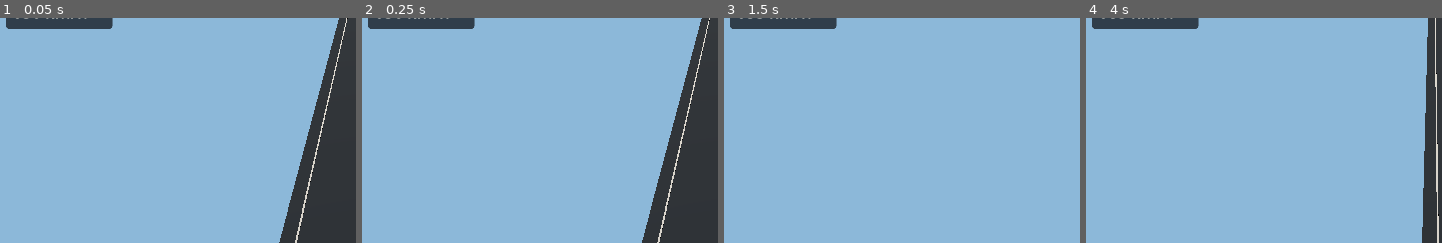
Above: before the commit, frames 1-4 (left to right).
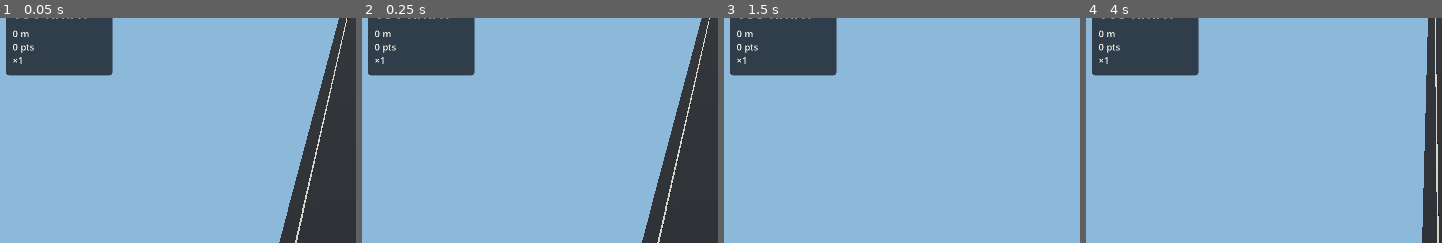
Above: after the commit, the same moments.

Repository: Stillset9/rushline
Game: Godot game, scene res://scenes/race/race.tscn
Same seed, same stepped clock (60 frames per second), same inputs: the game is played once before the commit and once after it.
Inputs:
- Up to frame 1 (0.05 s): no input
- Up to frame 2 (0.25 s): no input
- Up to frame 3 (1.5 s): hold D (steer_right) 0.53-1.28 s; hold S (brake) from 1.28 s (still down)
- Up to frame 4 (4 s): release S (brake) at 2.03 s; hold D (steer_right) 2.03-3.53 s; hold A (steer_left) from 3.53 s (still down)
The pictures show only the part of the screen within x 0-50%, y 8-58%; the shares and areas given below are measured in that part.

The runs differ from the first frame. In frame 1, 6.3% of the frame differs, in the area x 1-32%, y 3-26%; in frame 2, 6.3%; in frame 3, 6.3%; in frame 4, 6.3%.

Commit message:
feat: show distance, score, and multiplier on the HUD
Co-authored-by: Cursor <cursoragent@cursor.com>

Diff:
--- a/scenes/ui/speed_hud.tscn
+++ b/scenes/ui/speed_hud.tscn
@@ -16,7 +16,7 @@
 offset_left = 24.0
 offset_top = 24.0
 offset_right = 280.0
-offset_bottom = 108.0
+offset_bottom = 220.0
 theme_override_styles/panel = SubResource("StyleBoxFlat_panel")
 
 [node name="SpeedLabel" type="Label" parent="Panel"]
@@ -29,3 +29,36 @@
 theme_override_colors/font_color = Color(0.95, 0.94, 0.9, 1)
 theme_override_font_sizes/font_size = 40
 text = "000 km/h"
+
+[node name="DistanceLabel" type="Label" parent="Panel"]
+unique_name_in_owner = true
+layout_mode = 0
+offset_left = 16.0
+offset_top = 80.0
+offset_right = 240.0
+offset_bottom = 108.0
+theme_override_colors/font_color = Color(0.95, 0.94, 0.9, 1)
+theme_override_font_sizes/font_size = 22
+text = "0 m"
+
+[node name="ScoreLabel" type="Label" parent="Panel"]
+unique_name_in_owner = true
+layout_mode = 0
+offset_left = 16.0
+offset_top = 112.0
+offset_right = 240.0
+offset_bottom = 140.0
+theme_override_colors/font_color = Color(0.95, 0.94, 0.9, 1)
+theme_override_font_sizes/font_size = 22
+text = "0 pts"
+
+[node name="MultiplierLabel" type="Label" parent="Panel"]
+unique_name_in_owner = true
+layout_mode = 0
+offset_left = 16.0
+offset_top = 144.0
+offset_right = 240.0
+offset_bottom = 172.0
+theme_override_colors/font_color = Color(0.95, 0.94, 0.9, 1)
+theme_override_font_sizes/font_size = 22
+text = "×1"
--- a/scripts/ui/speed_hud.gd
+++ b/scripts/ui/speed_hud.gd
@@ -2,11 +2,35 @@
 extends CanvasLayer
 
 @onready var _label: Label = %SpeedLabel
+@onready var _distance_label: Label = %DistanceLabel
+@onready var _score_label: Label = %ScoreLabel
+@onready var _multiplier_label: Label = %MultiplierLabel
 
 
 static func format_speed(speed_mps: float) -> String:
 	return "%03d km/h" % int(round(speed_mps * 3.6))
 
 
+static func format_distance(distance_m: float) -> String:
+	return "%d m" % int(distance_m)
+
+
+static func format_score(score: int) -> String:
+	return "%d pts" % score
+
+
+static func format_multiplier(multiplier: int) -> String:
+	return "×%d" % multiplier
+
+
 func show_speed(speed_mps: float) -> void:
 	_label.text = format_speed(speed_mps)
+
+
+func show_distance(distance_m: float) -> void:
+	_distance_label.text = format_distance(distance_m)
+
+
+func show_score(score: int, multiplier: int) -> void:
+	_score_label.text = format_score(score)
+	_multiplier_label.text = format_multiplier(multiplier)
--- a/tests/test_camera_hud.gd
+++ b/tests/test_camera_hud.gd
@@ -47,5 +47,24 @@
 	var label := hud.get_node("%SpeedLabel") as Label
 	if label == null or label.text != "108 km/h":
 		failed.append("label %s" % (label.text if label != null else "missing"))
+	if hud_script.format_distance(60.41) != "60 m":
+		failed.append("format distance")
+	if hud_script.format_score(750) != "750 pts":
+		failed.append("format score")
+	if hud_script.format_multiplier(3) != "×3":
+		failed.append("format multiplier")
+	var distance_label := hud.get_node("%DistanceLabel") as Label
+	var score_label := hud.get_node("%ScoreLabel") as Label
+	var multiplier_label := hud.get_node("%MultiplierLabel") as Label
+	if distance_label == null or distance_label.text != "0 m":
+		failed.append("distance label")
+	if score_label == null or score_label.text != "0 pts":
+		failed.append("score label")
+	if multiplier_label == null or multiplier_label.text != "×1":
+		failed.append("multiplier label")
+	hud.show_distance(60.41)
+	hud.show_score(750, 3)
+	if distance_label.text != "60 m" or score_label.text != "750 pts" or multiplier_label.text != "×3":
+		failed.append("shown %s %s %s" % [distance_label.text, score_label.text, multiplier_label.text])
 	hud.queue_free()
 	return failed
